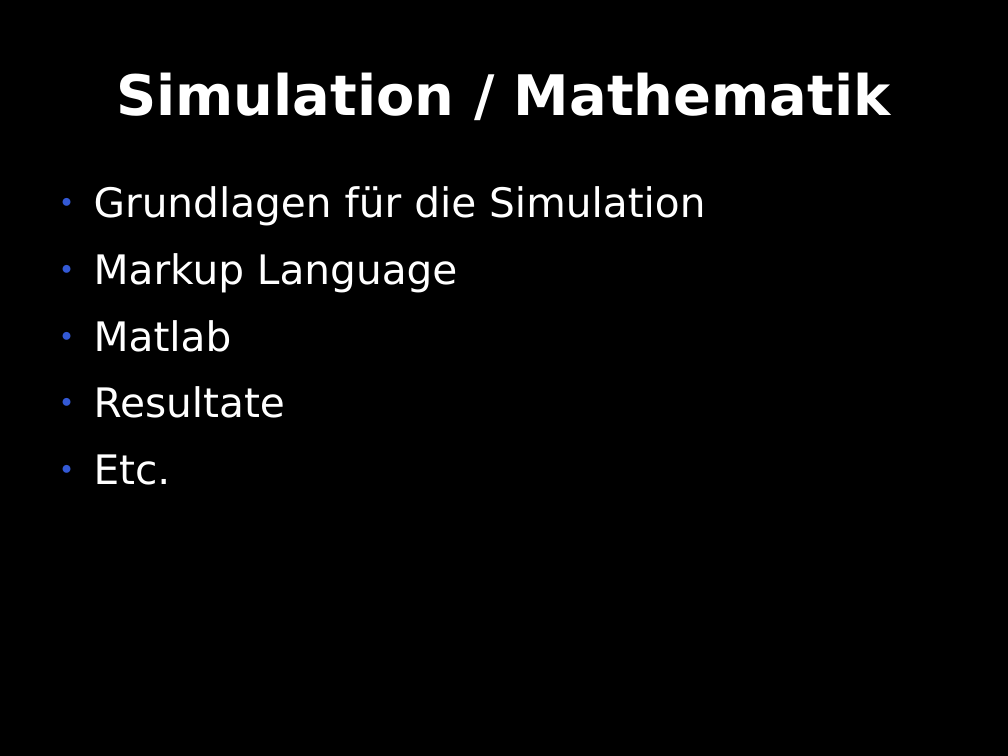
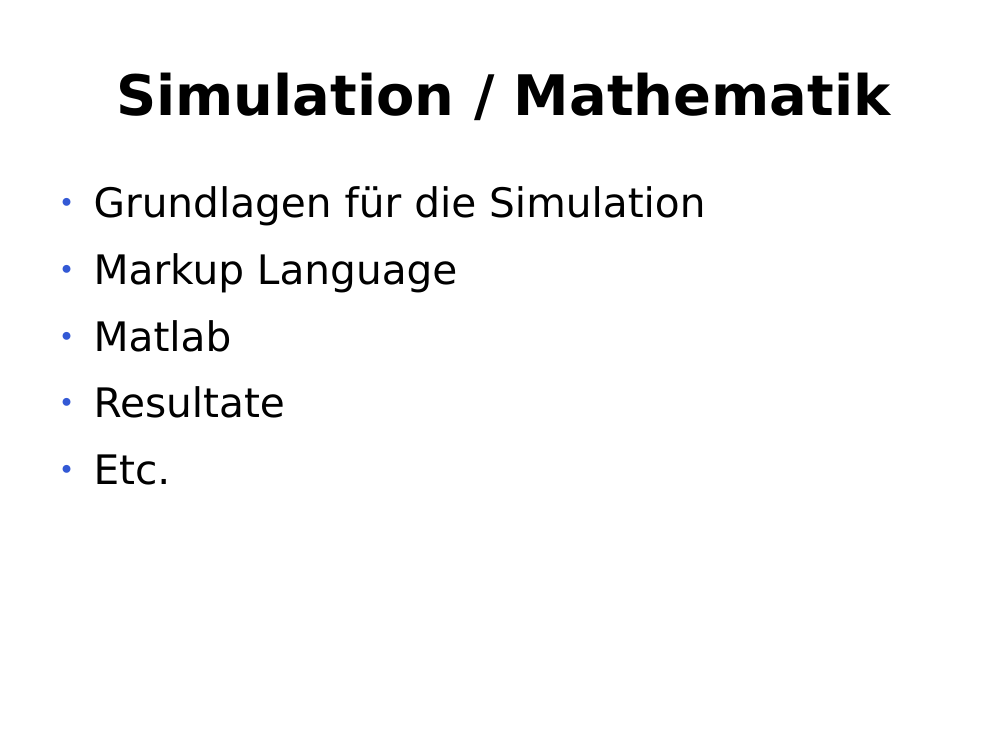
Before and after one commit to te-bachi/SimulationDoc, a slide deck: slide 22 of präsentation/Präsentation_bachi.odp. Drawn at 1008x756 pixels with LibreOffice and Linux fonts; fonts in the diff are those of the drawing. Boxes give left, top, right and bottom in pixels: in the first picture for what was removed or moved away, otherwise in the second. Text is boxed around its words. In the diff, an @@ line names an element or a change of style, - is before the commit and + after.

```diff
--- a/präsentation/Präsentation_bachi.odp
+++ b/präsentation/Präsentation_bachi.odp
@@ background #000000 to #FFFFFF @@
@@ title "Simulation / Mathematik" at [116, 72, 890, 116]: text colour #FFFFFF to #000000 @@
@@ text "Grundlagen für die Simulation" at [94, 186, 705, 485]: text colour #FFFFFF to #000000 @@
```
Also in this commit, not shown: 5 other slides changed, 3 slides added, 8 other files.
